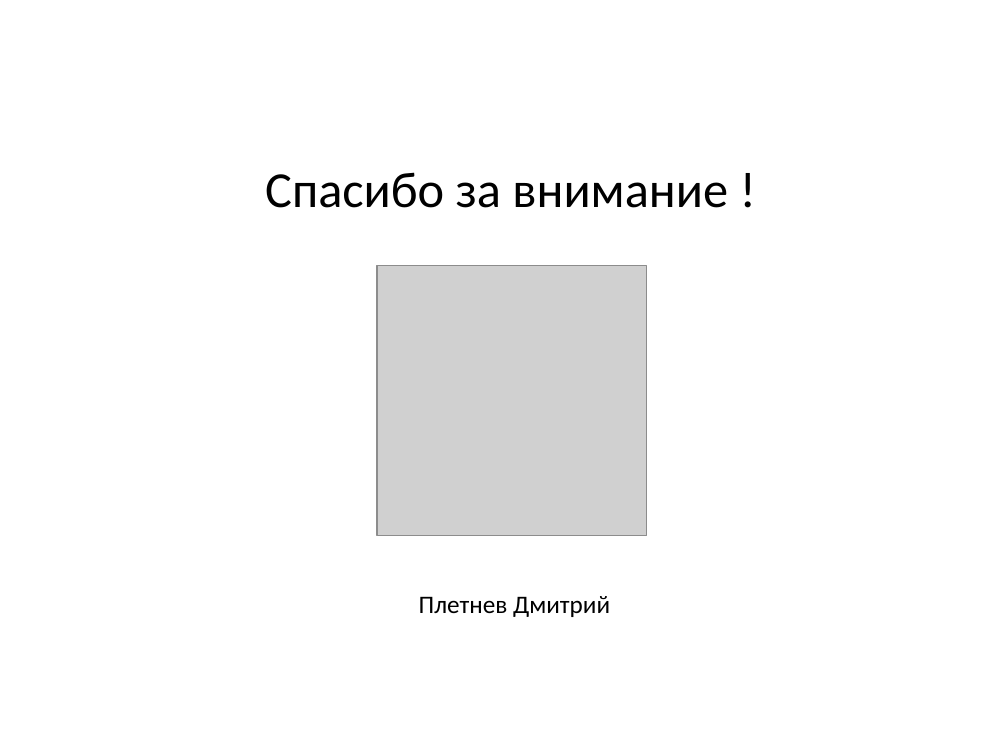
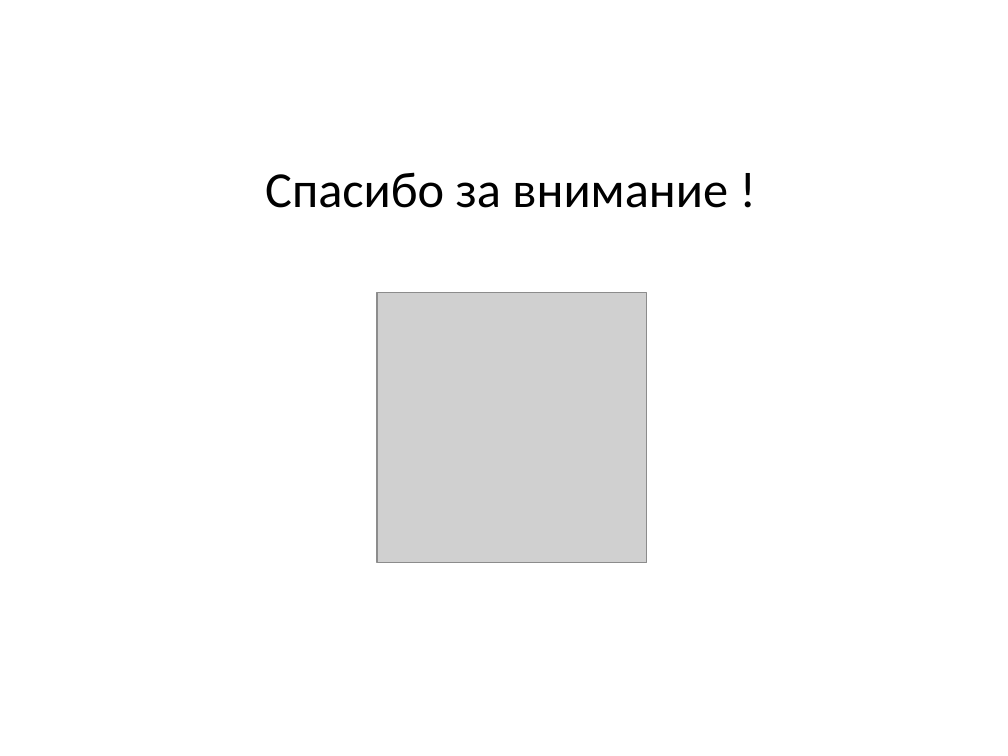
Before and after one commit to dmpinform/otus-python-basic, a slide deck: slide 15 of homework_08/Галерея кроссвордов.pptx. Drawn at 1008x756 pixels with LibreOffice and Linux fonts; fonts in the diff are those of the drawing; grey boxes stand for pictures. Boxes give left, top, right and bottom in pixels: in the first picture for what was removed or moved away, otherwise in the second. Text is boxed around its words. In the diff, an @@ line names an element or a change of style, - is before the commit and + after.

```diff
--- a/homework_08/Галерея кроссвордов.pptx
+++ b/homework_08/Галерея кроссвордов.pptx
@@ picture: place and size @@
-picture at (377,266,647,536)
+picture at (377,293,647,563)
@@ text removed at (419,596,610,617) @@
-Плетнев Дмитрий
```
Also in this commit, not shown: 1 other slide changed.
